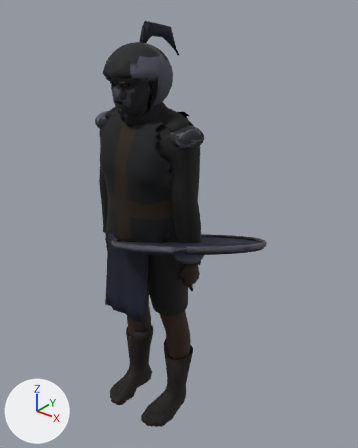
An edit to the glTF model game/models/cast/trocero.glb, drawn before and after from the same camera.
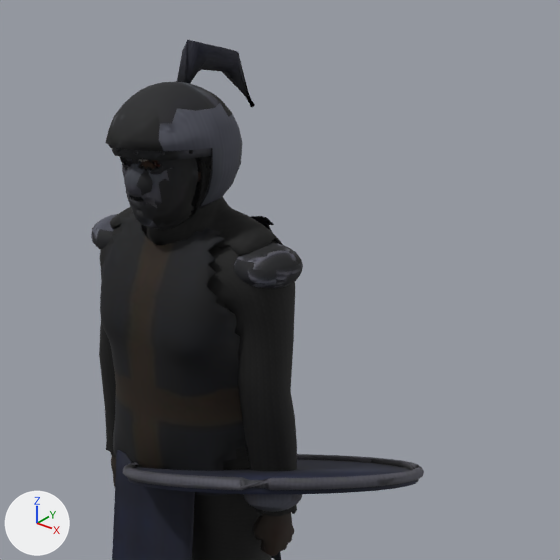
There are two pictures of each version: one whole from a 50 mm lens placed at (1.564, -1.729, 2.276), pointed at (0.146, 0.044, 1.176), one close up on the part from 13% to 94% of the width and 0% to 64% of the height. The axes (+X, +Y, +Z) are drawn at lower left. The lights are the same throughout. The last two pictures show the newer version. Vertices at exactly the same position are counted once.

Names of what the first close-up shows: 'aventail', 'gloves', 'helm', 'pauldron_l', 'pauldron_r', 'plume', 'shield', 'shirt', 'tabard', 'tabard_skirt_f' and 2 more.
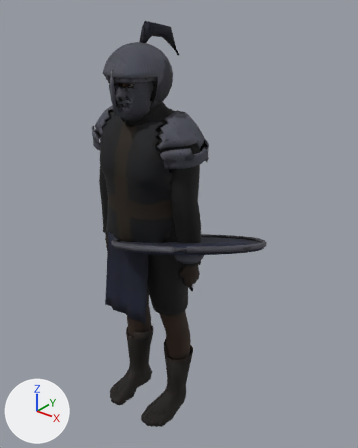
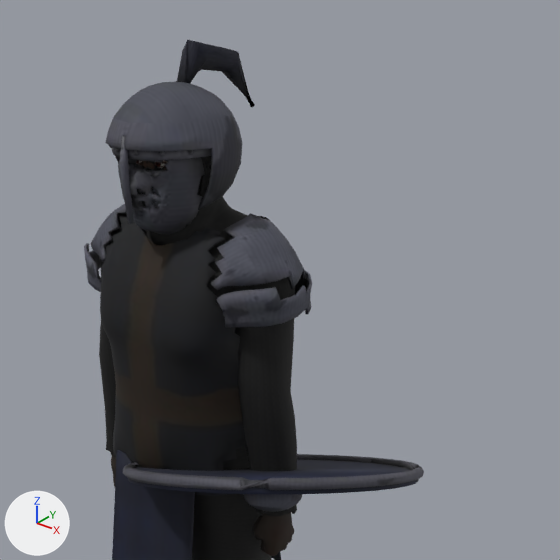
What differs and where, as boxes [x1, y1, x2, y2] in the close-ups (560 x 560 px):
```json
{"object": "helm", "change": "reshaped", "before": [105, 81, 242, 230], "after": [105, 81, 242, 235]}
{"object": "pauldron_l", "change": "reshaped", "before": [234, 243, 303, 289], "after": [210, 213, 312, 328]}
{"object": "pauldron_r", "change": "reshaped", "before": [91, 214, 117, 250], "after": [84, 204, 127, 292]}
{"part": 1, "of": "me_dome", "change": "added", "after": [115, 155, 205, 235]}
{"part": 2, "of": "me_dome", "change": "added", "after": [119, 136, 134, 224]}
{"part": 3, "of": "me_dome", "change": "built on", "before": [106, 96, 242, 230], "after": [106, 96, 242, 170]}
{"part": 4, "of": "me_dome", "change": "surface changed", "before": [105, 81, 242, 209], "after": [105, 81, 242, 209], "on screen": "lighter"}
{"part": 5, "of": "me_pauldron_l", "change": "rebuilt", "before": [234, 243, 303, 289], "after": [210, 213, 306, 290]}
{"part": 6, "of": "me_pauldron_l", "change": "added", "after": [217, 270, 312, 328]}
{"part": 7, "of": "me_pauldron_r", "change": "rebuilt", "before": [91, 214, 117, 250], "after": [91, 204, 127, 262]}
{"part": 8, "of": "me_pauldron_r", "change": "added", "after": [84, 243, 101, 292]}
```

The change, as JSON lines over the scene's bpy script:
```json
{"block": "me_dome", "where": "# used by ob_helm; location = (0.0, 0.0, 0.0)"}
{"op": "remove", "block": "me_dome", "code": "me_dome.from_pydata(...)  # 1928 vertices, 3808 faces; spans x -0.147..0.147, y -0.229..0.103, z 1.727..2.045"}
{"op": "add", "block": "me_dome", "code": "me_dome.from_pydata(...)  # 2164 vertices, 4300 faces; spans x -0.147..0.147, y -0.237..0.103, z 1.715..2.045"}
{"block": "me_dome", "change": "me_dome part 1: a new loose piece of 1093 vertices spanning x -0.111..0.111, y -0.224..-0.083, z 1.715..1.931, in mat_helm_mat (picture img_helm_tex)"}
{"block": "me_dome", "change": "me_dome part 2: a new loose piece of 15 vertices spanning x -0.01..0.011, y -0.237..-0.209, z 1.757..1.947, in mat_helm_mat (picture img_helm_tex)"}
{"block": "me_dome", "change": "me_dome part 3: 5 vertices moved from x -0.012..0.012, y -0.221..0.083, z 1.872..1.931 to x -0.028..0.028, y -0.217..0.079, z 1.872..1.931; 1260 vertices removed from x -0.123..0.123, y -0.214..0.074, z 1.727..1.997; 184 vertices added at x -0.129..0.129, y -0.221..0.082, z 1.758..2.004"}
{"block": "me_dome", "change": "me_dome part 4: 1090 kept faces spanning x -0.147..0.147, y -0.229..0.103, z 1.75..2.045 get new texture (UV) coordinates"}
{"block": "me_dome", "change": "other edits to the shape of me_dome do not show in these pictures"}
{"block": "me_pauldron_l", "where": "# used by ob_pauldron_l; location = (0.0, 0.0, 0.0)"}
{"op": "remove", "block": "me_pauldron_l", "code": "me_pauldron_l.from_pydata(...)  # 444 vertices, 880 faces; spans x 0.141..0.318, y -0.104..0.066, z 1.605..1.707"}
{"op": "add", "block": "me_pauldron_l", "code": "me_pauldron_l.from_pydata(...)  # 306 vertices, 604 faces; spans x 0.12..0.33, y -0.155..0.133, z 1.512..1.766"}
{"block": "me_pauldron_l", "change": "me_pauldron_l part 5: the loose piece of 222 vertices spanning x 0.141..0.318, y -0.104..0.066, z 1.605..1.707 is rebuilt with 124 vertices and now spans x 0.145..0.314, y -0.145..0.118, z 1.616..1.766"}
{"block": "me_pauldron_l", "change": "me_pauldron_l part 6: a new loose piece of 182 vertices spanning x 0.12..0.33, y -0.155..0.133, z 1.512..1.634, in mat_pauldron_l_mat (picture img_pauldron_l_tex)"}
{"block": "me_pauldron_l", "change": "other edits to the shape of me_pauldron_l do not show in these pictures"}
{"block": "me_pauldron_r", "where": "# used by ob_pauldron_r; location = (0.0, 0.0, 0.0)"}
{"op": "remove", "block": "me_pauldron_r", "code": "me_pauldron_r.from_pydata(...)  # 444 vertices, 880 faces; spans x -0.318..-0.141, y -0.104..0.066, z 1.605..1.707"}
{"op": "add", "block": "me_pauldron_r", "code": "me_pauldron_r.from_pydata(...)  # 306 vertices, 604 faces; spans x -0.33..-0.12, y -0.155..0.133, z 1.512..1.766"}
{"block": "me_pauldron_r", "change": "me_pauldron_r part 7: the loose piece of 222 vertices spanning x -0.318..-0.141, y -0.104..0.066, z 1.605..1.707 is rebuilt with 124 vertices and now spans x -0.314..-0.145, y -0.145..0.118, z 1.616..1.766"}
{"block": "me_pauldron_r", "change": "me_pauldron_r part 8: a new loose piece of 182 vertices spanning x -0.33..-0.12, y -0.155..0.133, z 1.512..1.634, in mat_pauldron_r_mat (picture img_pauldron_r_tex)"}
{"block": "me_pauldron_r", "change": "other edits to the shape of me_pauldron_r do not show in these pictures"}
```
